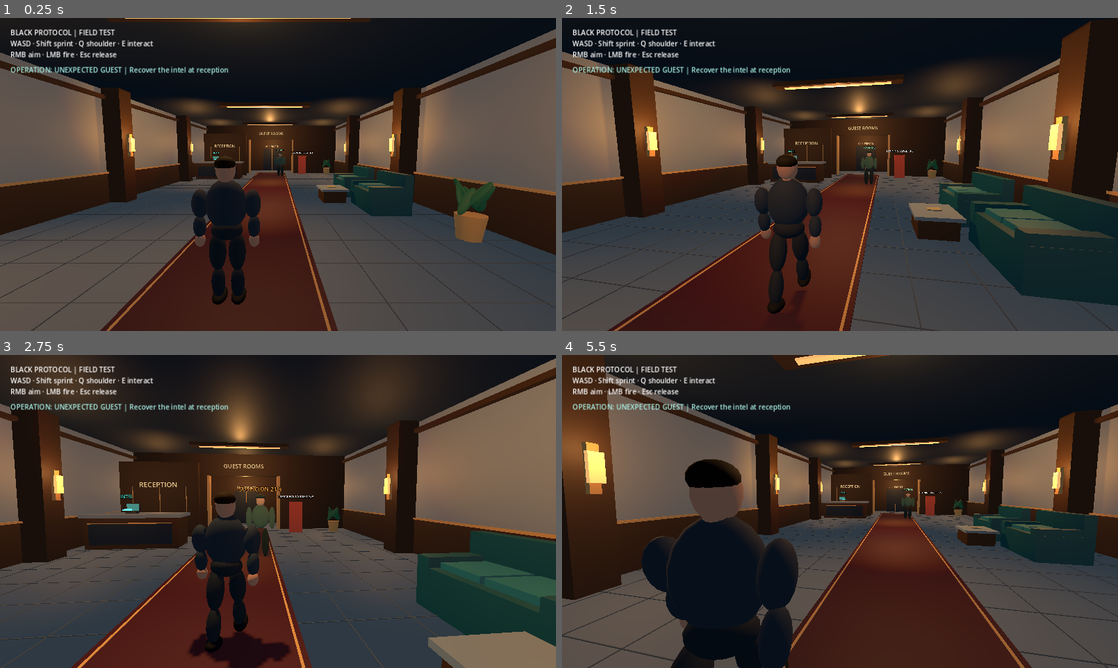
Above: before the commit, frames 1-4 (two rows, left to right).
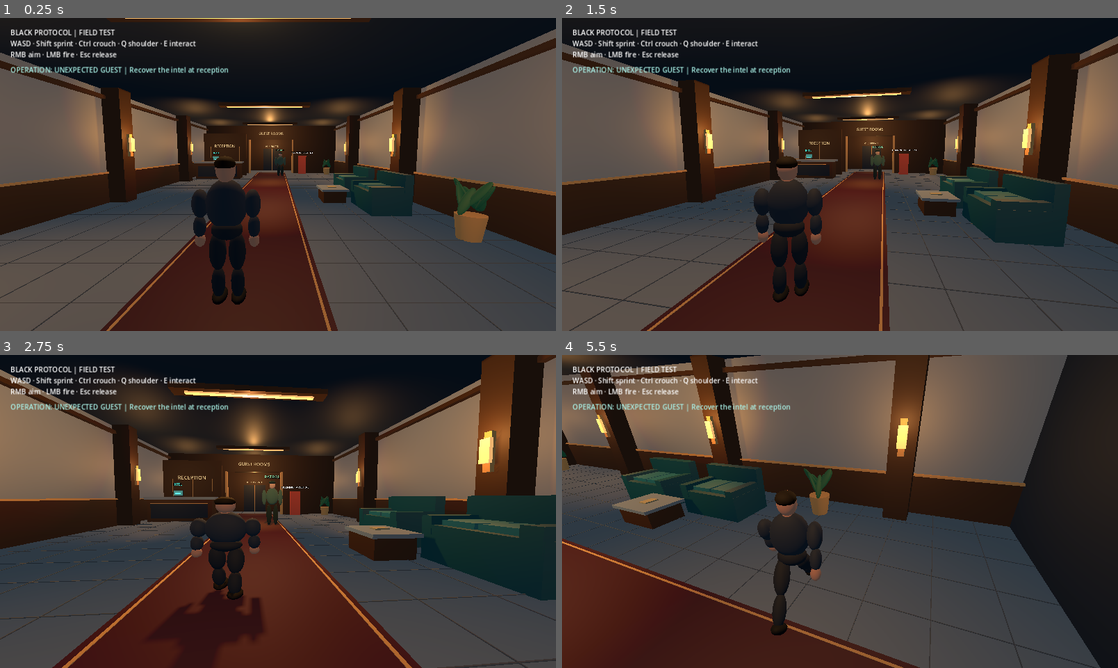
Above: after the commit, the same moments.

Repository: evilsysadmin/ShadowOps-black-protocol
Game: Godot game, scene res://scenes/hotel.tscn
Same seed, same stepped clock (60 frames per second), same inputs: the game is played once before the commit and once after it.
Inputs (mouse positions are in pixels of both pictures, inside the frame that each line leads up to):
- Up to frame 1 (0.25 s): no input
- Up to frame 2 (1.5 s): tap Enter at 0.5 s; move the mouse to (867, 174) at 0.52 s; hold Ctrl 0.53-1.28 s; hold W from 0.53 s (still down); click (867, 174) at 0.67 s; tap Shift at 0.8, 1.35 s; move the mouse to (812, 174) at 1.27 s; click (812, 174) at 1.42 s
- Up to frame 3 (2.75 s): keep holding W; tap Ctrl at 1.55 s; move the mouse to (289, 505) at 2.02 s; hold Ctrl from 2.03 s (still down); click (289, 505) at 2.17 s; tap Shift at 2.3 s
- Up to frame 4 (5.5 s): move the mouse to (834, 517) at 2.77 s; release Ctrl at 2.78 s; tap Shift at 2.85 s; click (834, 517) at 2.92 s; tap Ctrl at 3.05, 4.55 s; move the mouse to (878, 514) at 3.52 s; hold Shift 3.53-4.28 s; tap Q at 3.6 s; click (878, 514) at 3.67 s; tap R at 4.25, 4.35, 5 s; move the mouse to (673, 464) at 4.27 s; release W at 4.28 s; hold A 4.28-5.03 s; click (673, 464) at 4.42 s; move the mouse to (845, 511) at 5.02 s; hold W from 5.03 s (still down); hold Shift from 5.03 s (still down); tap E at 5.1 s; click (845, 511) at 5.17 s

The runs differ from the first frame. In frame 1, 0.2% of the frame differs, in the area x 14-36%, y 7-10%; in frame 2, 36%; in frame 3, 58%; in frame 4, 78%, in the area x 0-100%, y 0-100%.

Commit message:
feat: crouch locomotion and posture-aware stealth

Diff:
--- a/scripts/agent.gd
+++ b/scripts/agent.gd
@@ -19,6 +19,11 @@
 var combat: Node
 var aiming := false
 var boom: SpringArm3D
+var body_collider: CollisionShape3D
+var body_capsule: CapsuleShape3D
+var crouched := false
+const STAND_HEIGHT := 1.8
+const CROUCH_HEIGHT := 1.12
 
 func _ready() -> void:
 	var collider := CollisionShape3D.new()
@@ -27,6 +32,8 @@
 	capsule.height = 1.8
 	collider.shape = capsule
 	collider.position.y = 0.9
+	body_collider = collider
+	body_capsule = capsule
 	add_child(collider)
 	build_model()
 	pivot = Node3D.new()
@@ -52,7 +59,7 @@
 	add_child(hud)
 	var label := Label.new()
 	label.position = Vector2(24, 22)
-	label.text = "BLACK PROTOCOL | FIELD TEST\nWASD · Shift sprint · Q shoulder · E interact\nRMB aim · LMB fire · Esc release"
+	label.text = "BLACK PROTOCOL | FIELD TEST\nWASD · Shift sprint · Ctrl crouch · Q shoulder · E interact\nRMB aim · LMB fire · Esc release"
 	hud.add_child(label)
 	Input.mouse_mode = Input.MOUSE_MODE_CAPTURED
 
@@ -120,8 +127,9 @@
 			float(Input.is_physical_key_pressed(KEY_D) or Input.is_physical_key_pressed(KEY_RIGHT)) - float(Input.is_physical_key_pressed(KEY_A) or Input.is_physical_key_pressed(KEY_LEFT)),
 			float(Input.is_physical_key_pressed(KEY_S) or Input.is_physical_key_pressed(KEY_DOWN)) - float(Input.is_physical_key_pressed(KEY_W) or Input.is_physical_key_pressed(KEY_UP))
 		).limit_length()
-	var sprint := Input.is_physical_key_pressed(KEY_SHIFT)
-	var speed := 2.0 if aiming else (RUN_SPEED if sprint else WALK_SPEED)
+	update_stance(controls_enabled and Input.mouse_mode == Input.MOUSE_MODE_CAPTURED and Input.is_physical_key_pressed(KEY_CTRL), delta)
+	var sprint := Input.is_physical_key_pressed(KEY_SHIFT) and not crouched
+	var speed := 1.25 if crouched else (2.0 if aiming else (RUN_SPEED if sprint else WALK_SPEED))
 	var direction := transform.basis * Vector3(axes.x, 0, axes.y)
 	velocity.x = move_toward(velocity.x, direction.x * speed, ACCELERATION * delta)
 	velocity.z = move_toward(velocity.z, direction.z * speed, ACCELERATION * delta)
@@ -147,3 +155,30 @@
 	if aiming:
 		arms[1].rotation.x = -1.35
 	model.position.y = absf(sin(phase)) * stride * 0.035
+
+func update_stance(want_crouch: bool, delta: float) -> void:
+	if want_crouch:
+		crouched = true
+	elif crouched and can_stand():
+		crouched = false
+	var height := CROUCH_HEIGHT if crouched else STAND_HEIGHT
+	if not is_equal_approx(body_capsule.height, height):
+		body_capsule.height = height
+		body_collider.position.y = height * 0.5
+	var blend := 1.0 - exp(-12.0 * delta)
+	model.scale.y = lerpf(model.scale.y, 0.64 if crouched else 1.0, blend)
+	pivot.position.y = lerpf(pivot.position.y, 1.02 if crouched else 1.63, blend)
+
+func can_stand() -> bool:
+	var shape := CapsuleShape3D.new()
+	shape.radius = body_capsule.radius
+	shape.height = STAND_HEIGHT - CROUCH_HEIGHT + shape.radius * 2.0
+	var query := PhysicsShapeQueryParameters3D.new()
+	query.shape = shape
+	query.transform = Transform3D(Basis.IDENTITY, global_position + Vector3(0, (STAND_HEIGHT + CROUCH_HEIGHT) * 0.5 - shape.radius, 0))
+	query.exclude = [get_rid()]
+	query.collision_mask = collision_mask
+	return get_world_3d().direct_space_state.intersect_shape(query, 1).is_empty()
+
+func eye_height() -> float:
+	return 0.88 if crouched else 1.45
--- a/scripts/combat.gd
+++ b/scripts/combat.gd
@@ -55,7 +55,7 @@
 	var space := agent.get_world_3d().direct_space_state
 	var hit := space.intersect_ray(query)
 	var aim_point: Vector3 = hit.get("position", endpoint)
-	var muzzle := agent.global_position + Vector3(0, 1.45, 0)
+	var muzzle := agent.global_position + Vector3(0, float(agent.call("eye_height")), 0)
 	# Resolve from the character as well, so the camera cannot fire through cover.
 	var shot := PhysicsRayQueryParameters3D.create(muzzle, aim_point + (aim_point - muzzle).normalized() * 0.05)
 	shot.exclude = [agent.get_rid()]
--- a/scripts/guard.gd
+++ b/scripts/guard.gd
@@ -56,7 +56,7 @@
 		velocity = Vector3.ZERO
 		return
 	if sees_player():
-		suspicion = minf(1.0, suspicion + delta * 0.55)
+		suspicion = minf(1.0, suspicion + delta * (0.24 if bool(player.get("crouched")) else 0.55))
 		velocity.x = 0.0
 		velocity.z = 0.0
 		var direction := player.global_position - global_position
@@ -97,9 +97,10 @@
 
 func sees_player() -> bool:
 	var origin := global_position + Vector3(0, 1.65, 0)
-	var target := player.global_position + Vector3(0, 1.2, 0)
+	var target := player.global_position + Vector3(0, float(player.call("eye_height")), 0)
 	var offset := target - origin
-	if offset.length() > 5.5:
+	var sight_range := 3.8 if bool(player.get("crouched")) else 5.5
+	if offset.length() > sight_range:
 		return false
 	var horizontal := Vector3(offset.x, 0, offset.z)
 	if horizontal.length() > 0.65 and facing.dot(horizontal.normalized()) < 0.5:
--- a/scripts/mission.gd
+++ b/scripts/mission.gd
@@ -108,7 +108,7 @@
 	refresh_objective()
 
 func can_reach(target: Vector3) -> bool:
-	var origin := player.global_position + Vector3(0, 1.2, 0)
+	var origin := player.global_position + Vector3(0, float(player.call("eye_height")), 0)
 	if origin.distance_to(target) > REACH:
 		return false
 	var query := PhysicsRayQueryParameters3D.create(origin, target)
